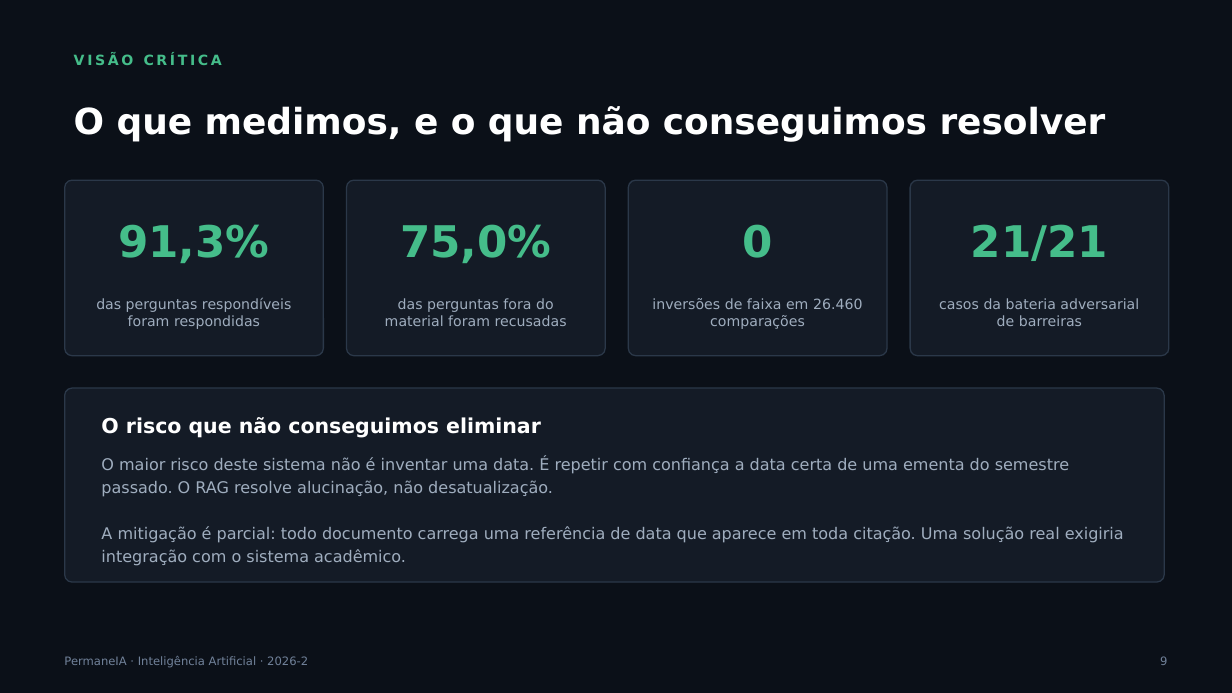
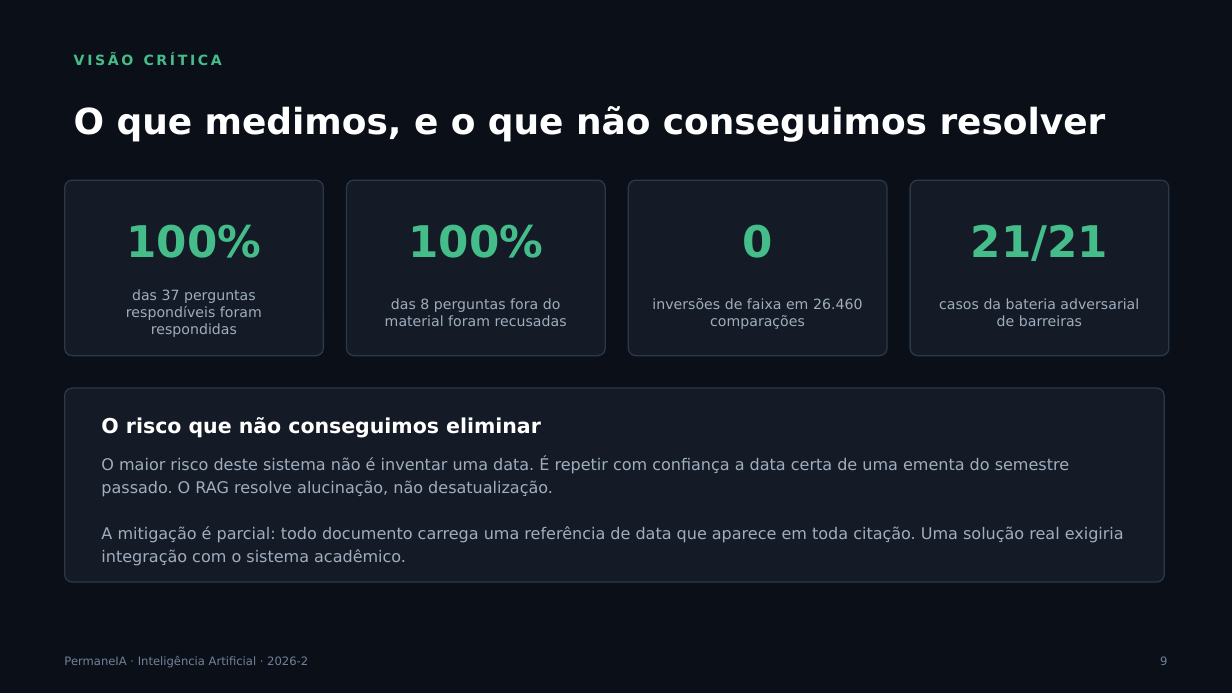
Before and after one commit to fabriciojunio/permaneia, a slide deck: slide 9 of PermaneIA-Apresentacao.pptx. Drawn at 1232x693 pixels with LibreOffice and Linux fonts; fonts in the diff are those of the drawing. Boxes give left, top, right and bottom in pixels: in the first picture for what was removed or moved away, otherwise in the second. Text is boxed around its words. In the diff, an @@ line names an element or a change of style, - is before the commit and + after.

Commit message:
docs: registra os três defeitos que só o uso revelou
Os cinco defeitos documentados até aqui apareceram na bancada de medição. Estes
três apareceram de outro jeito: alguém usou o assistente no ar e disse que ele
não achava nada. O registro de perguntas mostrou quais foram feitas e o que
cada uma devolveu, e foi ele que transformou a reclamação em diagnóstico.

O relatório ganha a seção 4.3 com os três, a avaliação ganha a descrição de
cada um e os números da bateria ampliada, e a apresentação ganha o cartão da
pergunta curta recusada. Cobertura e recusa correta passam a 100% nas 45
perguntas, com a ressalva de sempre sobre a variação entre execuções.

As contagens de teste no README acompanham: 1870 unitários, 73 de integração e
80 de ponta a ponta.

```diff
--- a/PermaneIA-Apresentacao.pptx
+++ b/PermaneIA-Apresentacao.pptx
@@ text at [127, 224, 262, 258]: text changed @@
-91,3%
+100%
@@ text at [409, 224, 544, 258]: text changed @@
-75,0%
+100%
@@ text at [126, 289, 262, 337]: text changed @@
-das perguntas respondíveis foram respondidas
+das 37 perguntas respondíveis foram respondidas
@@ text at [385, 298, 567, 326]: text changed @@
-das perguntas fora do material foram recusadas
+das 8 perguntas fora do material foram recusadas
```
Also in this commit, not shown: 1 other slide changed, 4 other files.
